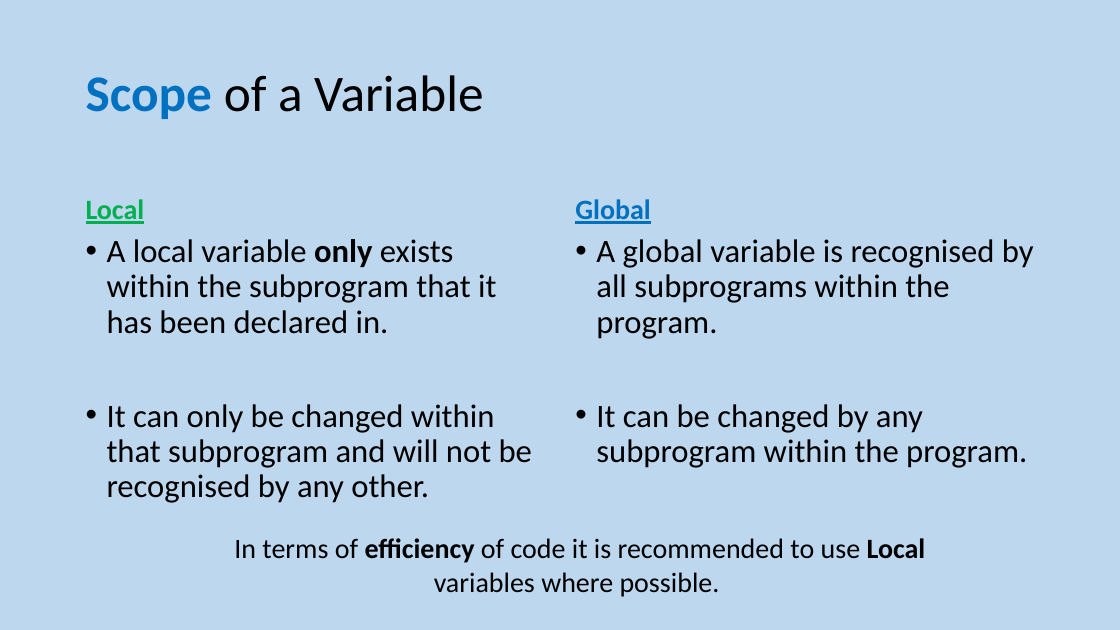
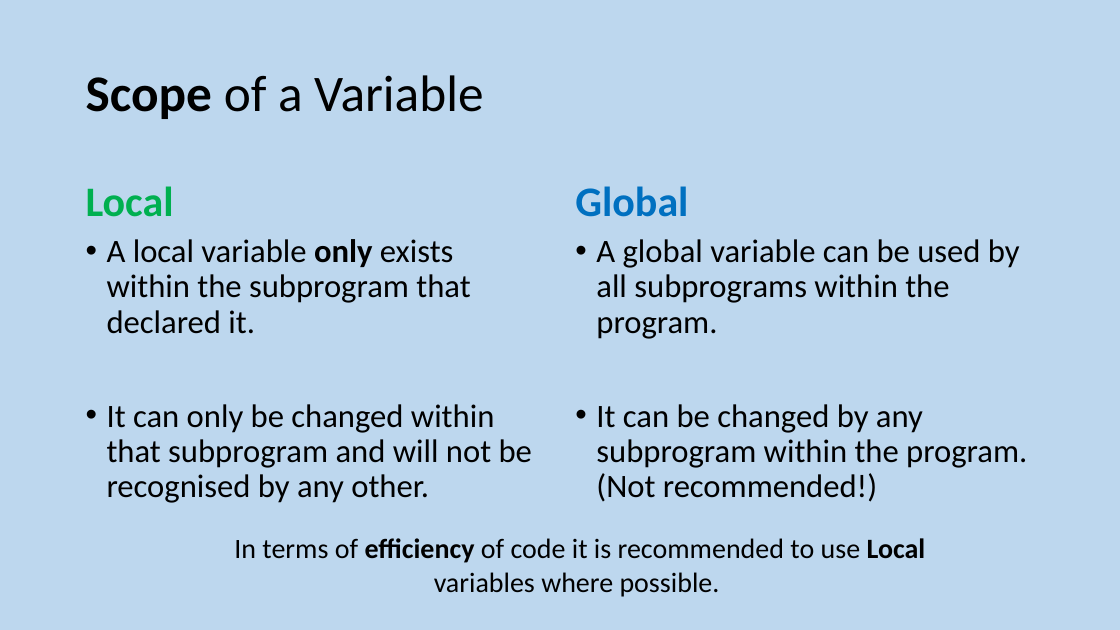
Before and after one commit to MrFriendCS/MrFriendCS.github.io, a slide deck: slide 25 of higher/sdd/H CS SDD Slides.pptx. Drawn at 1120x630 pixels with LibreOffice and Linux fonts; fonts in the diff are those of the drawing. Boxes give left, top, right and bottom in pixels: in the first picture for what was removed or moved away, otherwise in the second. Text is boxed around its words. In the diff, an @@ line names an element or a change of style, - is before the commit and + after.

```diff
--- a/higher/sdd/H CS SDD Slides.pptx
+++ b/higher/sdd/H CS SDD Slides.pptx
@@ title "Scope of a Variable" at [86, 75, 483, 119]: text colour #0070C0 to #000000 in "Scope" @@
@@ text "Local" at [86, 186, 174, 217]: size 24 to 36 pt, underline off @@
@@ text "Global" at [575, 186, 688, 217]: size 24 to 36 pt, underline off @@
@@ text at [107, 239, 470, 334]: text changed @@
-• A local variable only exists within the subprogram that it has been declared in.
+• A local variable only exists within the subprogram that declared it.
@@ text at [596, 239, 1027, 502]: text changed @@
-• A global variable is recognised by all subprograms within the program.
-• It can be changed by any subprogram within the program.
+• A global variable can be used by all subprograms within the program.
+• It can be changed by any subprogram within the program. (Not recommended!)
```
Also in this commit, not shown: 2 other slides changed, 2 slides added, 7 other files.
